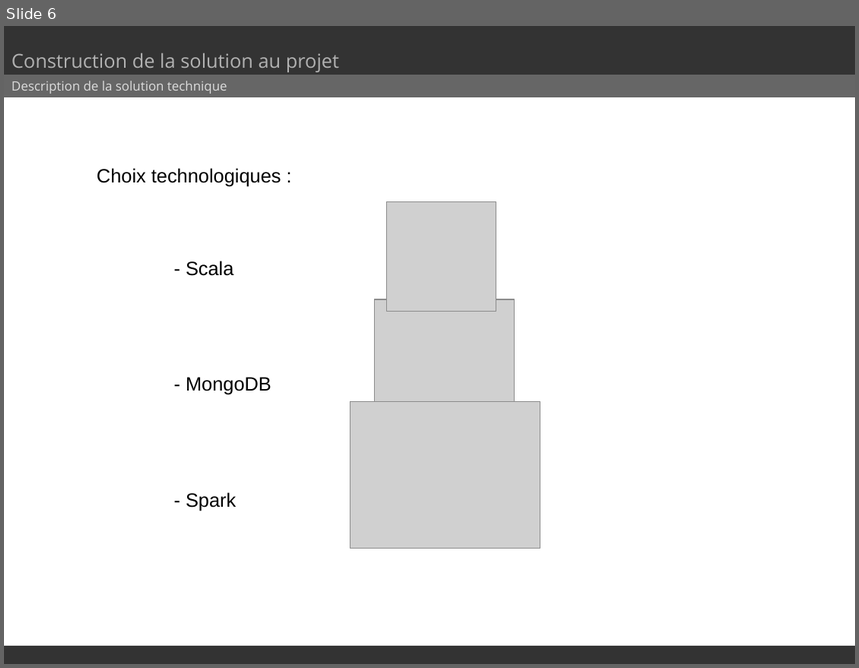
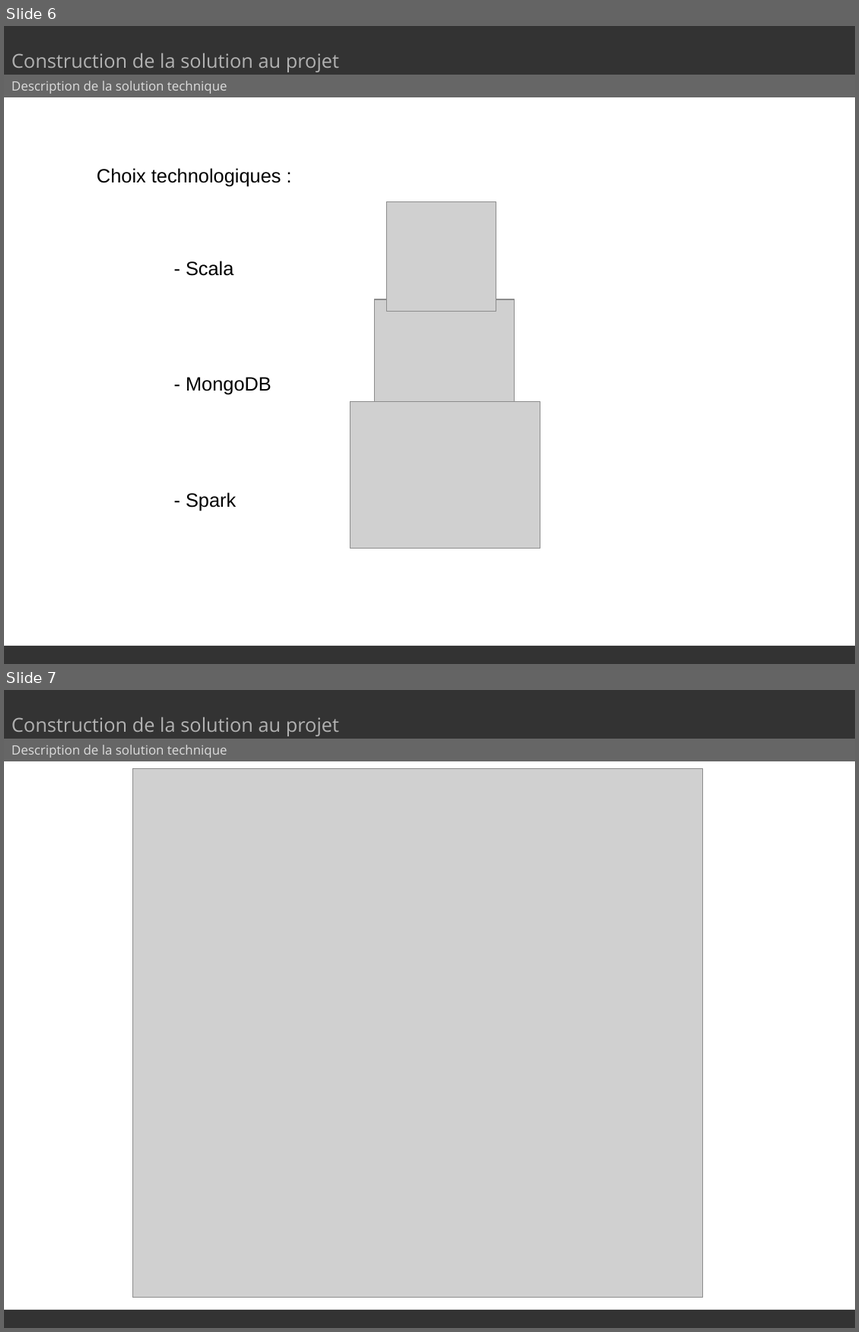
Before and after one commit to SmartLoggerManagement/SmartLogger, a slide deck: presentation.odp. Shown one above the other, each under a label of ours: slide 6 before the commit, slides 6 and 7 after it. The pictures are 859x668 and 859x1332 pixels, drawn with LibreOffice and Linux fonts; fonts in the diff are those of the drawing; grey boxes stand for pictures. Boxes give left, top, right and bottom in pixels: in the first picture for what was removed or moved away, otherwise in the second. Text is boxed around its words. In the diff, an @@ line names an element or a change of style, - is before the commit and + after.

Commit message:
Fin technique presentation

```diff
--- a/presentation.odp
+++ b/presentation.odp
@@ slide 7 added at box(4, 690, 855, 1328), background #FFFFFF @@
@@ rectangle added at box(4, 690, 855, 739), fill #333333 @@
@@ rectangle added at box(4, 733, 855, 761), fill #666666 @@
@@ text added at box(12, 717, 339, 736), 18 pt, text #B2B2B2 @@
+Construction de la solution au projet
@@ text added at box(12, 745, 227, 758), 12 pt, text #DDDDDD @@
+Description de la solution technique
@@ picture added at box(132, 769, 703, 1298) @@
@@ rectangle added at box(4, 1310, 855, 1328), fill #333333 @@
```
Also in this commit, not shown: 2 slides changed.
